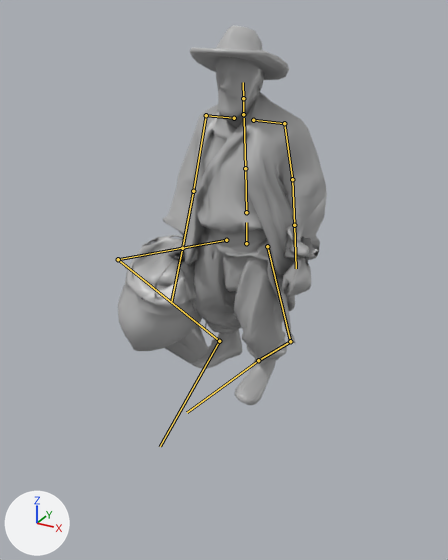
One commit to the glTF model app/story/models/cargador.glb: the scene before it, then after it.
One viewpoint serves both versions: a camera (50 mm lens) standing at (1.12, -2.19, 1.8) and looking at (-0.13, 0.08, 0.67). Lighting does not change. The marker at lower left points along +X, +Y and +Z. The older version comes first. Both versions are drawn at frame 23 of the action 'Walk'; the numbers are the values there. The bones that bend it are drawn over the model as lines.

Names of what the first picture shows: 'cargador'.
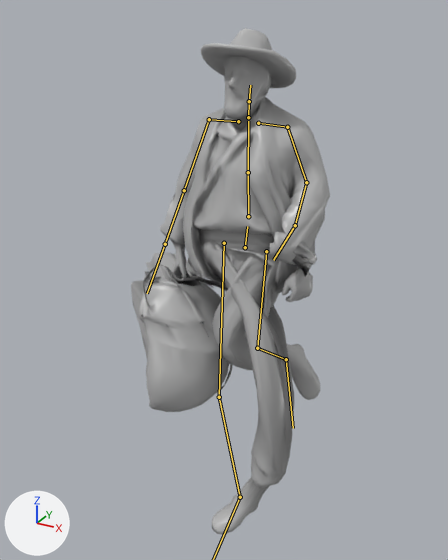
Commit message: feat(web): figures walk with Mixamo motion capture

Where the change shows, as pixel boxes (x1, y1, x2, y2) in the pictures (448 x 560 px):
'cargador', posed (33% taller)
    before: (118, 25, 327, 405)
    after: (131, 28, 330, 534)
bone 'hips', root to tip
    before: (246, 243) to (246, 222)
    after: (245, 247) to (247, 226)
bone 'spine', root to tip
    before: (246, 212) to (245, 168)
    after: (248, 216) to (248, 172)
bone 'chest', root to tip
    before: (245, 168) to (244, 118)
    after: (248, 172) to (248, 121)
bone 'neck', root to tip
    before: (243, 114) to (243, 98)
    after: (248, 117) to (249, 101)
bone 'head', root to tip
    before: (243, 98) to (243, 82)
    after: (249, 101) to (250, 85)
bone 'shoulder.L', root to tip
    before: (253, 120) to (284, 123)
    after: (258, 123) to (287, 127)
bone 'upper_arm.L', root to tip
    before: (284, 123) to (292, 179)
    after: (287, 127) to (306, 182)
bone 'forearm.L', root to tip
    before: (292, 179) to (294, 225)
    after: (306, 182) to (295, 225)
bone 'hand.L', root to tip
    before: (294, 225) to (296, 268)
    after: (295, 225) to (273, 260)
bone 'upper_arm.R', root to tip
    before: (206, 115) to (193, 191)
    after: (209, 119) to (184, 190)
bone 'forearm.R', root to tip
    before: (193, 191) to (182, 248)
    after: (184, 190) to (165, 244)
bone 'thigh.L', root to tip
    before: (267, 246) to (290, 341)
    after: (266, 251) to (257, 348)
bone 'shin.L', root to tip
    before: (290, 341) to (258, 360)
    after: (257, 348) to (286, 359)
bone 'foot.L', root to tip
    before: (258, 360) to (187, 412)
    after: (286, 359) to (293, 428)
bone 'thigh.R', root to tip
    before: (226, 240) to (118, 259)
    after: (224, 243) to (219, 397)
bone 'shin.R', root to tip
    before: (118, 259) to (219, 341)
    after: (219, 397) to (240, 497)

Patch to the scene script:
```diff
--- a/app/story/models/cargador.glb.py
+++ b/app/story/models/cargador.glb.py
@@ bone_hips @@
 bone_hips = bpy.data.objects['Skeleton'].pose.bones['hips']
-bone_hips.location = (0.0, 0.008, 0.0)
-bone_hips.rotation_quaternion = (0.999, 0.026, 0.03, -0.001)  # degrees (3, 3, 0)
+bone_hips.location = (-0.001, -0.007, 0.01)
+bone_hips.rotation_quaternion = (0.996, -0.004, 0.084, -0.044)  # degrees (-1, 10, -5)
@@ bone_spine @@
 bone_spine = bpy.data.objects['Skeleton'].pose.bones['spine']  # child of 'hips'
-bone_spine.rotation_quaternion = (1.0, 0.017, -0.02, 0.0)  # degrees (2, -2, 0)
+bone_spine.rotation_quaternion = (0.998, 0.034, -0.038, 0.043)  # degrees (4, -5, 5)
@@ bone_chest @@
 bone_chest = bpy.data.objects['Skeleton'].pose.bones['chest']  # child of 'spine'
-bone_chest.rotation_quaternion = (1.0, 0.006, -0.025, 0.0)  # degrees (1, -3, 0)
+bone_chest.rotation_quaternion = (0.999, -0.025, -0.028, 0.008)  # degrees (-3, -3, 1)
@@ bone_neck @@
 bone_neck = bpy.data.objects['Skeleton'].pose.bones['neck']  # child of 'chest'
-bone_neck.rotation_quaternion = (1.0, 0.0, 0.0, 0.0)  # degrees (0, 0, 0)
+bone_neck.rotation_quaternion = (0.999, -0.035, -0.005, -0.015)  # degrees (-4, -1, -2)
@@ bone_head @@
 bone_head = bpy.data.objects['Skeleton'].pose.bones['head']  # child of 'neck'
-bone_head.rotation_quaternion = (1.0, -0.022, 0.02, 0.0)  # degrees (-2, 2, 0)
+bone_head.rotation_quaternion = (1.0, -0.011, -0.018, -0.006)  # degrees (-1, -2, -1)
@@ bone_shoulder_l @@
 bone_shoulder_l = bpy.data.objects['Skeleton'].pose.bones['shoulder.L']  # child of 'chest'
-bone_shoulder_l.rotation_quaternion = (1.0, 0.0, 0.0, 0.0)  # degrees (0, 0, 0)
+bone_shoulder_l.rotation_quaternion = (0.995, -0.006, 0.069, -0.078)  # degrees (-1, 8, -9)
@@ bone_upper_arm_l @@
 bone_upper_arm_l = bpy.data.objects['Skeleton'].pose.bones['upper_arm.L']  # child of 'shoulder.L'
-bone_upper_arm_l.rotation_quaternion = (0.989, 0.014, 0.006, 0.149)  # degrees (2, 0, 17)
+bone_upper_arm_l.rotation_quaternion = (0.997, 0.045, 0.03, 0.048)  # degrees (5, 3, 6)
@@ bone_forearm_l @@
 bone_forearm_l = bpy.data.objects['Skeleton'].pose.bones['forearm.L']  # child of 'upper_arm.L'
-bone_forearm_l.rotation_quaternion = (0.995, -0.096, 0.0, -0.041)  # degrees (-11, 0, -5)
+bone_forearm_l.rotation_quaternion = (0.904, -0.403, 0.0, -0.139)  # degrees (-47, -6, -15)
@@ bone_hand_l @@
 bone_hand_l = bpy.data.objects['Skeleton'].pose.bones['hand.L']  # child of 'forearm.L'
-bone_hand_l.rotation_quaternion = (1.0, 0.0, 0.0, 0.0)  # degrees (0, 0, 0)
+bone_hand_l.rotation_quaternion = (0.974, -0.16, 0.126, -0.102)  # degrees (-20, 12, -14)
@@ bone_upper_arm_r @@
 bone_upper_arm_r = bpy.data.objects['Skeleton'].pose.bones['upper_arm.R']  # child of 'shoulder.R'
-bone_upper_arm_r.rotation_quaternion = (0.995, -0.044, 0.02, -0.084)  # degrees (-5, 2, -10)
+bone_upper_arm_r.rotation_quaternion = (1.0, 0.0, 0.0, 0.0)  # degrees (0, 0, 0)
@@ bone_forearm_r @@
 bone_forearm_r = bpy.data.objects['Skeleton'].pose.bones['forearm.R']  # child of 'upper_arm.R'
-bone_forearm_r.rotation_quaternion = (0.999, -0.033, 0.0, 0.011)  # degrees (-4, 0, 1)
+bone_forearm_r.rotation_quaternion = (1.0, 0.0, 0.0, 0.0)  # degrees (0, 0, 0)
@@ bone_thigh_l @@
 bone_thigh_l = bpy.data.objects['Skeleton'].pose.bones['thigh.L']  # child of 'hips'
-bone_thigh_l.rotation_quaternion = (-0.993, 0.119, 0.0, 0.0)  # degrees (-14, 0, 0)
+bone_thigh_l.rotation_quaternion = (-0.972, 0.207, 0.037, -0.103)  # degrees (-24, -2, 12)
@@ bone_shin_l @@
 bone_shin_l = bpy.data.objects['Skeleton'].pose.bones['shin.L']  # child of 'thigh.L'
-bone_shin_l.rotation_quaternion = (0.957, 0.289, 0.0, 0.0)  # degrees (34, 0, 0)
+bone_shin_l.rotation_quaternion = (0.734, 0.301, -0.251, -0.555)  # degrees (46, -2, -75)
@@ bone_foot_l @@
 bone_foot_l = bpy.data.objects['Skeleton'].pose.bones['foot.L']  # child of 'shin.L'
-bone_foot_l.rotation_quaternion = (0.984, -0.177, 0.0, 0.0)  # degrees (-20, 0, 0)
+bone_foot_l.rotation_quaternion = (0.926, 0.235, -0.22, 0.194)  # degrees (24, -30, 17)
@@ bone_thigh_r @@
 bone_thigh_r = bpy.data.objects['Skeleton'].pose.bones['thigh.R']  # child of 'hips'
-bone_thigh_r.rotation_quaternion = (0.993, 0.119, 0.0, 0.0)  # degrees (14, 0, 0)
+bone_thigh_r.rotation_quaternion = (-0.82, 0.5, -0.151, 0.233)  # degrees (-63, 1, -32)
@@ bone_shin_r @@
 bone_shin_r = bpy.data.objects['Skeleton'].pose.bones['shin.R']  # child of 'thigh.R'
-bone_shin_r.rotation_quaternion = (0.994, 0.11, 0.0, 0.0)  # degrees (13, 0, 0)
+bone_shin_r.rotation_quaternion = (0.583, -0.501, 0.182, 0.613)  # degrees (-40, 56, 71)
@@ bone_foot_r @@
 bone_foot_r = bpy.data.objects['Skeleton'].pose.bones['foot.R']  # child of 'shin.R'
-bone_foot_r.rotation_quaternion = (0.99, -0.138, 0.0, 0.0)  # degrees (-16, 0, 0)
+bone_foot_r.rotation_quaternion = (0.9, 0.08, 0.379, -0.199)  # degrees (-1, 46, -25)
```
